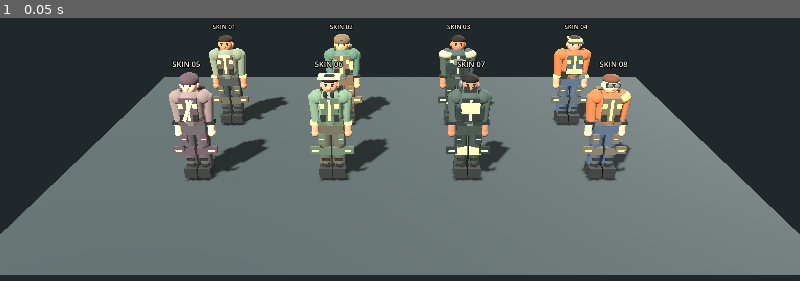
Above: before the commit, frame 1.
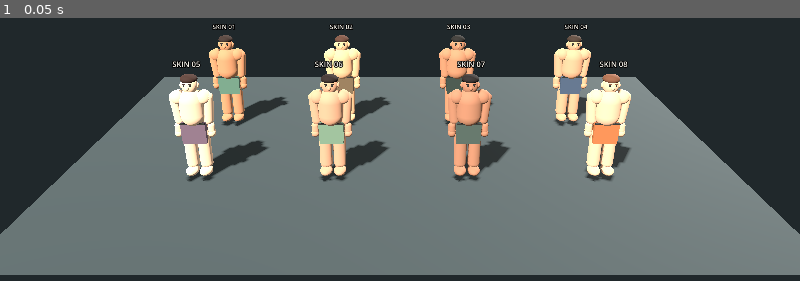
Above: after the commit, the same moment.

Repository: Alejandrokiriatos/RustMobile3DStudio
Game: Godot game, scene res://DemoScenes/Characters/character_gallery.tscn
The game is run twice, just before and just after one commit, with the same random seed, the same clock (stepped at 60 frames per second) and the same inputs.
Inputs:
- Up to frame 1 (0.05 s): no input

The runs differ from the first frame. In frame 1, 8.9% of the frame differs, in the area x 21-79%, y 6-63%.

Commit message:
Use simple swimwear as the base player appearance

Diff:
--- a/Scripts/Characters/character_gallery.gd
+++ b/Scripts/Characters/character_gallery.gd
@@ -72,7 +72,7 @@
 	player.position = origin
 	add_child(player)
 
-	# Identical collision for every cosmetic skin.
+	# Todos los personajes comparten exactamente la misma cápsula de colisión.
 	var collision := CollisionShape3D.new()
 	var capsule := CapsuleShape3D.new()
 	capsule.radius = HITBOX_RADIUS
@@ -83,105 +83,38 @@
 
 	var skin := _material(data.skin)
 	var hair := _material(data.hair)
-	var top := _material(data.top)
-	var legs := _material(data.legs)
-	var trim := _material(data.trim, 0.72)
-	var gear := _material(data.gear)
+	var trunks := _material([Color("#526c59"), Color("#66513b"), Color("#303831"), Color("#414b5a"), Color("#66505a"), Color("#687b63"), Color("#414b43"), Color("#a45e37")][int(data.style)])
 	var dark := _material(Color("#252522"))
-	var metal := _material(Color("#8b8d86"), 0.38, 0.55)
-	var boot := _material(Color("#292a28"))
-	var style: int = data.style
 
-	# Boots, articulated-looking legs, knee pads and utility belt.
+	# Aspecto base de superviviente: torso descubierto y pantalón corto sencillo.
+	# La ropa térmica, armaduras, mochilas y accesorios se equiparán dentro del juego.
 	for side in [-1.0, 1.0]:
 		var x: float = float(side) * 0.115
-		_capsule(player, legs, Vector3(x, 0.49, 0.0), 0.76, 0.105)
-		_box(player, boot, Vector3(x, 0.105, 0.055), Vector3(0.205, 0.16, 0.32))
-		_box(player, trim if style in [2, 6] else gear, Vector3(x, 0.48, 0.108), Vector3(0.19, 0.13, 0.055))
-		_box(player, dark, Vector3(x, 0.20, -0.005), Vector3(0.13, 0.07, 0.22))
-	_box(player, legs, Vector3(0, 0.91, 0), Vector3(0.39, 0.27, 0.24))
-	_box(player, gear, Vector3(0, 0.99, 0.135), Vector3(0.42, 0.075, 0.045))
-	_box(player, metal, Vector3(0, 0.99, 0.163), Vector3(0.095, 0.07, 0.025))
-	# Distinct cargo pockets and stitching break up the large flat trouser surfaces.
+		_capsule(player, skin, Vector3(x, 0.49, 0.0), 0.76, 0.105)
+		_sphere(player, skin, Vector3(x, 0.105, 0.075), Vector3(0.105, 0.075, 0.17))
+
+	# Pantalón corto de baño, sin bolsillos, cinturones ni protecciones.
+	_box(player, trunks, Vector3(0, 0.82, 0), Vector3(0.405, 0.30, 0.255))
+	_box(player, trunks, Vector3(0, 0.665, 0), Vector3(0.39, 0.10, 0.245))
+	_box(player, dark, Vector3(0, 0.965, 0.132), Vector3(0.405, 0.025, 0.018))
+
+	# Torso desnudo y brazos; se conserva la misma proporción en los ocho skins.
+	_capsule(player, skin, Vector3(0, 1.205, 0), 0.64, 0.205)
 	for side in [-1.0, 1.0]:
-		_box(player, gear, Vector3(side * 0.16, 0.70, 0.125), Vector3(0.105, 0.16, 0.055))
-		_box(player, trim, Vector3(side * 0.16, 0.70, 0.157), Vector3(0.07, 0.018, 0.012))
-		_box(player, dark, Vector3(side * 0.115, 0.32, 0.12), Vector3(0.13, 0.035, 0.025))
-
-	# Torso with shaped shoulders, chest layer and visible clothing seams.
-	_capsule(player, top, Vector3(0, 1.205, 0), 0.64, 0.205)
-	for side in [-1.0, 1.0]:
-		_sphere(player, top, Vector3(side * 0.205, 1.39, 0), Vector3(0.125, 0.12, 0.13))
-		_capsule(player, top, Vector3(side * 0.255, 1.19, 0.0), 0.56, 0.083, Vector3(0, 0, side * -0.10))
+		_sphere(player, skin, Vector3(side * 0.205, 1.39, 0), Vector3(0.125, 0.12, 0.13))
+		_capsule(player, skin, Vector3(side * 0.255, 1.19, 0.0), 0.56, 0.083, Vector3(0, 0, side * -0.10))
 		_capsule(player, skin, Vector3(side * 0.27, 0.855, 0.015), 0.20, 0.061)
 		_sphere(player, skin, Vector3(side * 0.27, 0.765, 0.025), Vector3(0.067, 0.07, 0.065))
-		# Layered cuffs, forearm protection and readable hand details.
-		_capsule(player, skin, Vector3(side * 0.27, 0.855, 0.018), 0.16, 0.058)
-		_box(player, trim if style in [0, 3, 5] else dark, Vector3(side * 0.27, 0.955, 0.018), Vector3(0.145, 0.055, 0.13))
-		_box(player, gear, Vector3(side * 0.27, 0.50, 0.135), Vector3(0.18, 0.12, 0.045))
-		_box(player, trim, Vector3(side * 0.27, 0.50, 0.16), Vector3(0.11, 0.025, 0.015))
-	# Vest/front panel and side seams.
-	_box(player, gear, Vector3(0, 1.235, 0.187), Vector3(0.285, 0.39, 0.045))
-	_box(player, trim, Vector3(0, 1.235, 0.214), Vector3(0.045, 0.36, 0.018))
-	for side in [-1.0, 1.0]:
-		_box(player, trim, Vector3(side * 0.115, 1.31, 0.218), Vector3(0.075, 0.075, 0.02))
-		_box(player, dark, Vector3(side * 0.105, 1.10, 0.218), Vector3(0.085, 0.12, 0.025))
 
-	# Neck and head remain inside the shared 1.75 m capsule.
+	# Cuello, cabeza y rasgos faciales.
 	_capsule(player, skin, Vector3(0, 1.515, 0), 0.15, 0.068)
 	_sphere(player, skin, Vector3(0, 1.595, 0), Vector3(0.132, 0.155, 0.125))
-	# Hair, ears, nose, eyes and brows create a readable face at game distance.
 	_sphere(player, hair, Vector3(0, 1.692, -0.012), Vector3(0.137, 0.075, 0.132))
 	_sphere(player, skin, Vector3(0, 1.575, 0.126), Vector3(0.027, 0.035, 0.028))
 	for side in [-1.0, 1.0]:
 		_sphere(player, skin, Vector3(side * 0.132, 1.59, 0), Vector3(0.025, 0.045, 0.035))
 		_sphere(player, dark, Vector3(side * 0.049, 1.615, 0.112), Vector3(0.014, 0.018, 0.009))
 		_box(player, hair, Vector3(side * 0.05, 1.642, 0.113), Vector3(0.045, 0.012, 0.012))
-
-	# Each outfit has its own recognizable silhouette and gear arrangement.
-	match style:
-		0: # Nomad: scarf, shoulder wrap and bedroll.
-			_capsule(player, trim, Vector3(0, 1.48, 0.02), 0.18, 0.105)
-			_box(player, gear, Vector3(0, 1.28, -0.205), Vector3(0.30, 0.30, 0.12))
-			_box(player, trim, Vector3(0.0, 1.42, 0.225), Vector3(0.22, 0.045, 0.025))
-		1: # Tracker: hood, chest harness and field pack.
-			_sphere(player, gear, Vector3(0, 1.67, -0.025), Vector3(0.16, 0.12, 0.15))
-			_box(player, trim, Vector3(0, 1.25, 0.242), Vector3(0.055, 0.34, 0.025))
-			_box(player, gear, Vector3(0, 1.31, -0.20), Vector3(0.34, 0.42, 0.16))
-			_box(player, trim, Vector3(0.18, 1.22, 0.18), Vector3(0.08, 0.18, 0.04))
-		2: # Vanguard: reinforced shoulder plates and armored chest.
-			for side in [-1.0, 1.0]:
-				_sphere(player, trim, Vector3(side * 0.22, 1.40, 0.01), Vector3(0.15, 0.09, 0.15))
-				_box(player, gear, Vector3(side * 0.16, 1.18, 0.245), Vector3(0.10, 0.22, 0.04))
-			_box(player, metal, Vector3(0, 1.31, 0.245), Vector3(0.16, 0.11, 0.025))
-		3: # Mechanic: work vest, tool belt and cap.
-			_box(player, trim, Vector3(0, 1.70, 0), Vector3(0.25, 0.055, 0.24))
-			_box(player, gear, Vector3(0, 1.665, 0.09), Vector3(0.28, 0.025, 0.12))
-			_box(player, dark, Vector3(-0.17, 1.02, 0.17), Vector3(0.12, 0.14, 0.06))
-			_box(player, metal, Vector3(0.17, 1.02, 0.17), Vector3(0.12, 0.14, 0.06))
-			_box(player, trim, Vector3(0, 1.12, 0.245), Vector3(0.30, 0.08, 0.035))
-		4: # Wanderer: hooded jacket and cross-body strap.
-			_sphere(player, gear, Vector3(0, 1.67, -0.02), Vector3(0.16, 0.12, 0.15))
-			_box(player, trim, Vector3(0, 1.24, 0.245), Vector3(0.055, 0.38, 0.03), Vector3(0, 0, -0.42))
-			_box(player, gear, Vector3(0, 1.30, -0.20), Vector3(0.32, 0.38, 0.15))
-		5: # Ranger: brimmed hat, binoculars and side pouch.
-			_capsule(player, hair, Vector3(0, 1.70, 0), 0.07, 0.12)
-			_box(player, trim, Vector3(0, 1.735, 0), Vector3(0.36, 0.025, 0.30))
-			_box(player, gear, Vector3(0, 1.30, -0.20), Vector3(0.34, 0.42, 0.14))
-			for side in [-1.0, 1.0]:
-				_capsule(player, dark, Vector3(side * 0.055, 1.50, 0.20), 0.11, 0.035)
-		6: # Operator: face covering, headset and tactical rig.
-			_box(player, gear, Vector3(0, 1.555, 0.115), Vector3(0.20, 0.09, 0.045))
-			_sphere(player, metal, Vector3(-0.145, 1.61, 0), Vector3(0.035, 0.07, 0.055))
-			_box(player, trim, Vector3(0, 1.28, 0.245), Vector3(0.29, 0.17, 0.035))
-			for side in [-1.0, 1.0]:
-				_box(player, gear, Vector3(side * 0.18, 1.18, 0.18), Vector3(0.08, 0.20, 0.09))
-		7: # Scavenger: goggles, patched coat and scrap shoulder pad.
-			_box(player, dark, Vector3(0, 1.625, 0.12), Vector3(0.22, 0.055, 0.045))
-			for side in [-1.0, 1.0]:
-				_sphere(player, metal, Vector3(side * 0.055, 1.625, 0.15), Vector3(0.045, 0.035, 0.018))
-			_sphere(player, trim, Vector3(0.22, 1.40, 0), Vector3(0.12, 0.10, 0.14))
-			_box(player, gear, Vector3(0, 1.28, -0.20), Vector3(0.34, 0.40, 0.16))
 
 	var label := Label3D.new()
 	label.text = str(data.name)
